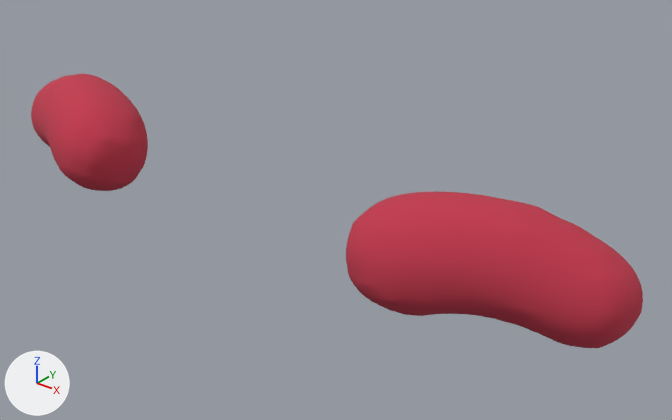
Before and after pictures for a commit that changed the glTF model public/models/avatar/customization/Eyebrow.002.glb.
Before and after are seen from a 50 mm lens placed at (0.315, -0.719, 2.005), pointed at (0.033, -0.366, 1.787). Every picture has the same lights, and +X, +Y and +Z are marked at lower left. Where no turn or scale is listed for an object, it has been applied to the vertices.

Names of what the first picture shows: 'EyeBrow.002'.
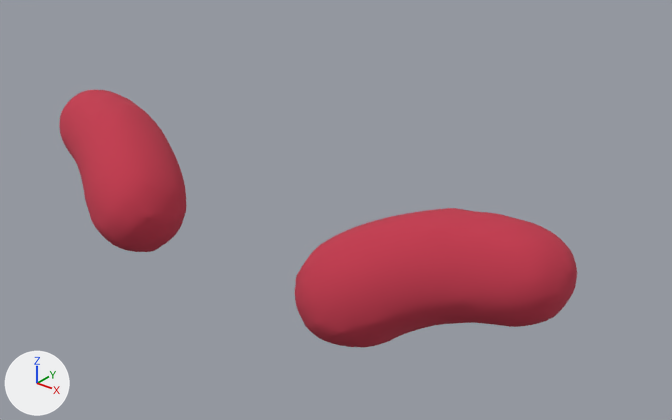
What differs and where, as boxes (x1, y1, x2, y2) in the pictures (672 x 420 px; the box of a moved part takes in the faces that stretch with it):
'EyeBrow.002', reshaped (15% narrower, 6% shorter)
    before: (31, 74, 643, 348)
    after: (60, 90, 577, 347)
part 1 of me_eyebrown_002, moved or reshaped
    before: (31, 74, 148, 191)
    after: (295, 208, 577, 347)
part 2 of me_eyebrown_002, moved or reshaped
    before: (346, 192, 643, 348)
    after: (60, 90, 186, 252)

The edits, one by one:
me_eyebrown_002 has 3900 vertices, 7792 faces and spans x -0.213..0.204, y -0.432..-0.35, z 1.769..1.831.
me_eyebrown_002 is used by ob_eyebrow_002; location (0.0, 0.0, 0.0).
me_eyebrown_002 part 1: the loose piece of 1950 vertices spanning x -0.213..-0.086, y -0.432..-0.35, z 1.769..1.83 is multiplied about its middle by the matrix ((-0.927, 0.0, -0.375), (-0.001, 1.0, 0.003), (-0.375, -0.003, 0.927)), then moved by (0.261, -0.007, -0.011).
me_eyebrown_002 part 2: the loose piece of 1950 vertices spanning x 0.077..0.204, y -0.432..-0.35, z 1.769..1.831 is multiplied about its middle by the matrix ((-0.922, 0.0, 0.388), (0.0, 1.0, 0.0), (0.388, 0.0, 0.922)), then moved by (-0.249, -0.007, -0.012).
